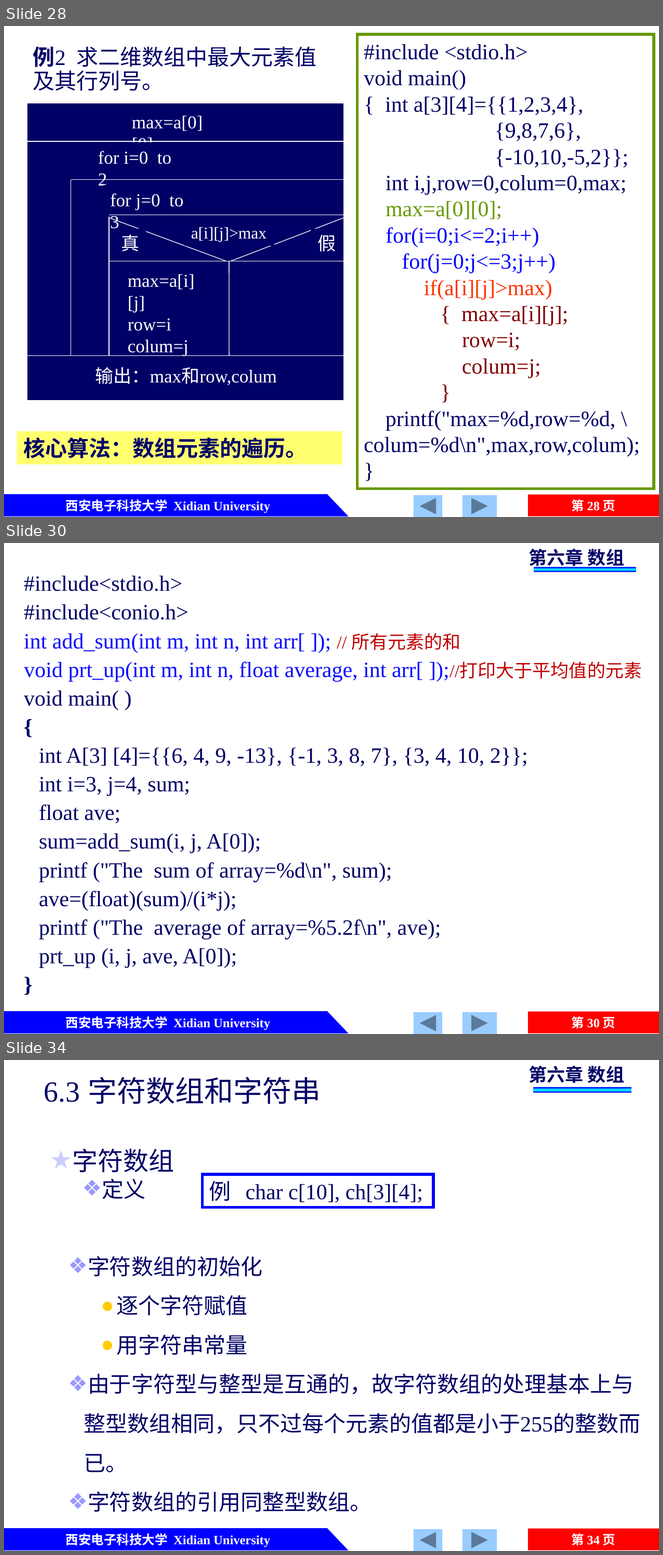
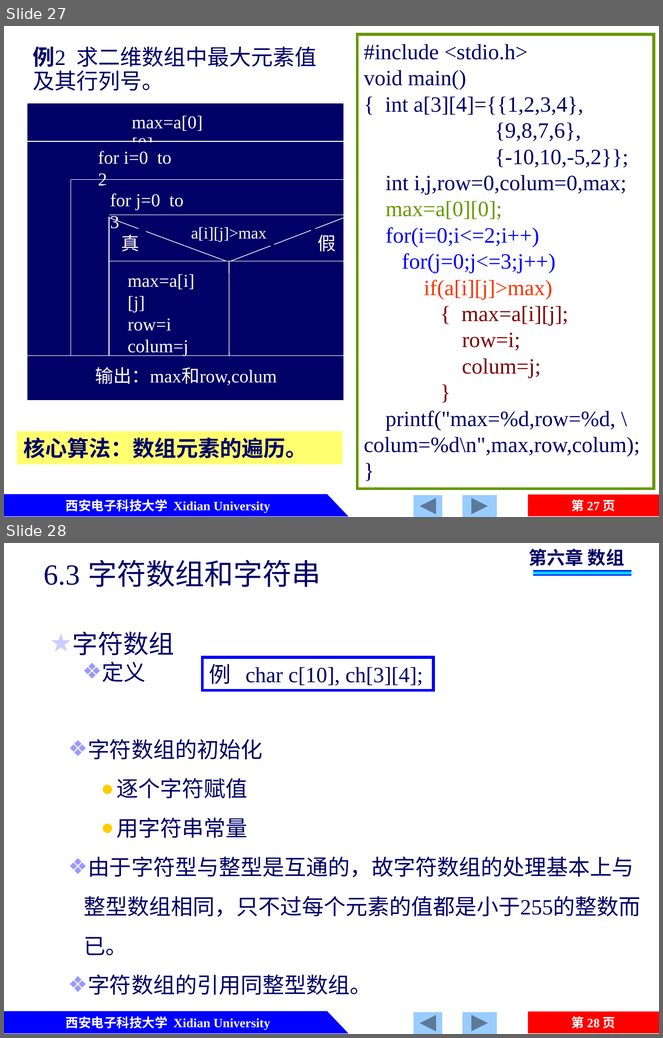
Before and after one commit to jtrfid/C-Repositories, a slide deck: 2016/C语言/课件/第6章 数组.pptx. Shown one above the other, each under a label of ours: slides 28, 30 and 34 before the commit, slides 27 and 28 after it; the slides between them are not shown. The pictures are 663x1555 and 663x1038 pixels, drawn with LibreOffice and Linux fonts; fonts in the diff are those of the drawing. Boxes give left, top, right and bottom in pixels: in the first picture for what was removed or moved away, otherwise in the second. Text is boxed around its words. In the diff, an @@ line names an element or a change of style, - is before the commit and + after.

```diff
--- a/2016/C语言/课件/第6章 数组.pptx
+++ b/2016/C语言/课件/第6章 数组.pptx
@@ slide 30 removed at [4, 543, 659, 1034], background #FFFFFF; not listed: 6 template elements that a slide beside it also shows @@
@@ text removed at [529, 546, 624, 570] @@
-第六章 数组
@@ rectangle removed at [534, 567, 636, 572] @@
@@ text removed at [24, 576, 182, 591] @@
-#include<stdio.h>
@@ text removed at [24, 604, 189, 620] @@
-#include<conio.h>
@@ text removed at [24, 633, 461, 653] @@
-int add_sum(int m, int n, int arr[ ]); // 所有元素的和
@@ text removed at [24, 662, 642, 682] @@
-void prt_up(int m, int n, float average, int arr[ ]);//打印大于平均值的元素
@@ text removed at [24, 691, 119, 710] @@
-void main( )
@@ text removed at [17, 709, 137, 742] @@
-{
@@ text removed at [39, 748, 528, 767] @@
-int A[3] [4]={{6, 4, 9, -13}, {-1, 3, 8, 7}, {3, 4, 10, 2}};
@@ text removed at [39, 777, 190, 796] @@
-int i=3, j=4, sum;
@@ text removed at [39, 805, 120, 824] @@
-float ave;
@@ text removed at [39, 834, 261, 853] @@
-sum=add_sum(i, j, A[0]);
@@ text removed at [39, 862, 392, 883] @@
-printf ("The sum of array=%d\n", sum);
@@ text removed at [39, 891, 237, 911] @@
-ave=(float)(sum)/(i*j);
@@ text removed at [39, 919, 441, 940] @@
-printf ("The average of array=%5.2f\n", ave);
@@ text removed at [39, 949, 237, 968] @@
-prt_up (i, j, ave, A[0]);
@@ text removed at [17, 967, 137, 1000] @@
-}
@@ what was slide 28 is now slide 27 @@
@@ page number at [572, 500, 616, 512]: text changed @@
-第 28 页
+第 27 页
@@ what was slide 34 is now slide 28 @@
@@ page number at [572, 1017, 616, 1029]: text changed @@
-第 34 页
+第 28 页
```
Also in this commit, not shown: 5 other slides removed, 4 other files.
